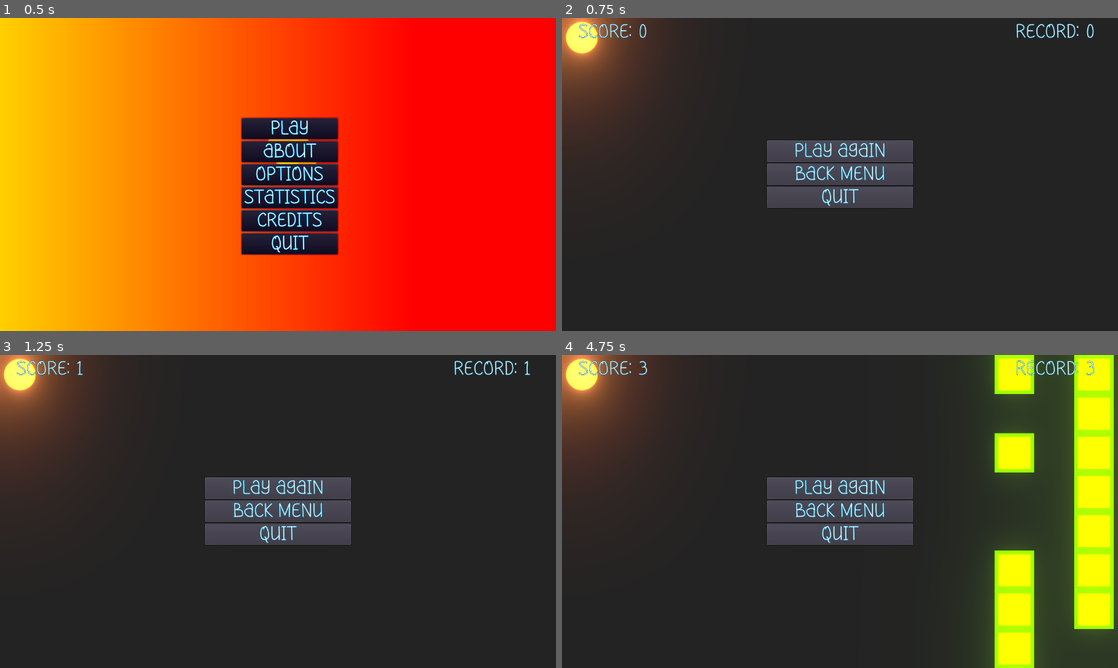
Above: before the commit, frames 1-4 (two rows, left to right).
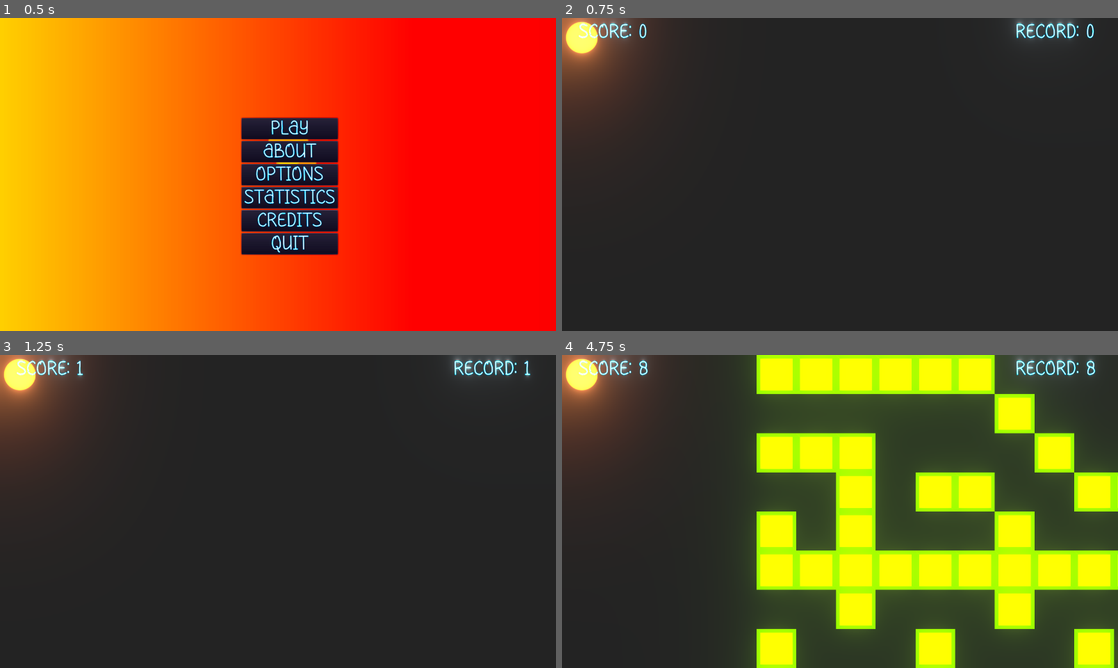
Above: after the commit, the same moments.

Repository: TheIcySpark/Think-Fast
Game: Godot game, scene res://Menu/Menu.tscn
The game is run twice, just before and just after one commit, with the same random seed, the same clock (stepped at 60 frames per second) and the same inputs. Sound files missing from this copy of the repository are replaced by a short silence.
Inputs (mouse positions are in pixels of both pictures, inside the frame that each line leads up to):
- Up to frame 1 (0.5 s): no input
- Up to frame 2 (0.75 s): click "Play" at 0.5 s
- Up to frame 3 (1.25 s): no input
- Up to frame 4 (4.75 s): click (840, 489) at 1.25 s, where only the run before the commit has a clickable "Play again"; click (840, 489) at 2 s, where only the run before the commit has a clickable "Play again"; click (840, 489) at 2.75 s, where only the run before the commit has a clickable "Play again"

Frame 1 is identical in both runs. In frame 2, 6.6% of the frame differs, in the area x 2-96%, y 0-61%; in frame 3, 6.6%; in frame 4, 51%, in the area x 2-100%, y 0-100%.

Commit message:
agregar efecto world environment a canvas layer (aunque no obitienen el mismo efecto), agregar nuevos patrones de obstaculos

Diff:
--- /dev/null
+++ b/Obstaculos/patrones/PatronObstaculos10_4.tscn
@@ -0,0 +1,27 @@
+[gd_scene load_steps=3 format=2]
+
+[ext_resource path="res://Obstaculos/patrones/PatronObstaculos4.tscn" type="PackedScene" id=1]
+[ext_resource path="res://Obstaculos/Pared.tscn" type="PackedScene" id=2]
+
+[node name="PatronObstaculos10_4" instance=ExtResource( 1 )]
+
+[node name="Pared42" parent="Paredes" index="40"]
+position = Vector2( 1200, 144 )
+
+[node name="Pared43" parent="Paredes" index="41"]
+position = Vector2( 1200, 240 )
+
+[node name="Pared44" parent="Paredes" index="42"]
+position = Vector2( 1200, 336 )
+
+[node name="Pared45" parent="Paredes" index="43"]
+position = Vector2( 1200, 432 )
+
+[node name="Pared46" parent="Paredes" index="44"]
+position = Vector2( 1200, 528 )
+
+[node name="Pared47" parent="Paredes" index="45"]
+position = Vector2( 1200, 48 )
+
+[node name="Pared55" parent="Paredes" index="54" instance=ExtResource( 2 )]
+position = Vector2( 1200, 624 )
--- /dev/null
+++ b/Obstaculos/patrones/PatronObstaculos11_5.tscn
@@ -0,0 +1,8 @@
+[gd_scene load_steps=2 format=2]
+
+[ext_resource path="res://Obstaculos/patrones/PatronObstaculos5.tscn" type="PackedScene" id=1]
+
+[node name="PatronObstaculos11_5" instance=ExtResource( 1 )]
+
+[node name="Pared46" parent="Paredes" index="33"]
+position = Vector2( 1104, 96 )
--- /dev/null
+++ b/Obstaculos/patrones/PatronObstaculos12.tscn
@@ -0,0 +1,228 @@
+[gd_scene load_steps=3 format=2]
+
+[ext_resource path="res://Obstaculos/PatronObstaculosBase.tscn" type="PackedScene" id=1]
+[ext_resource path="res://Obstaculos/Pared.tscn" type="PackedScene" id=2]
+
+[node name="PatronObstaculos12" instance=ExtResource( 1 )]
+
+[node name="Pared" parent="Paredes" index="0" instance=ExtResource( 2 )]
+position = Vector2( 48, 48 )
+
+[node name="Pared2" parent="Paredes" index="1" instance=ExtResource( 2 )]
+position = Vector2( 48, 240 )
+
+[node name="Pared3" parent="Paredes" index="2" instance=ExtResource( 2 )]
+position = Vector2( 48, 336 )
+
+[node name="Pared4" parent="Paredes" index="3" instance=ExtResource( 2 )]
+position = Vector2( 48, 432 )
+
+[node name="Pared5" parent="Paredes" index="4" instance=ExtResource( 2 )]
+position = Vector2( 48, 528 )
+
+[node name="Pared6" parent="Paredes" index="5" instance=ExtResource( 2 )]
+position = Vector2( 48, 624 )
+
+[node name="Pared7" parent="Paredes" index="6" instance=ExtResource( 2 )]
+position = Vector2( 48, 720 )
+
+[node name="Pared8" parent="Paredes" index="7" instance=ExtResource( 2 )]
+position = Vector2( 240, 48 )
+
+[node name="Pared9" parent="Paredes" index="8" instance=ExtResource( 2 )]
+position = Vector2( 240, 720 )
+
+[node name="Pared10" parent="Paredes" index="9" instance=ExtResource( 2 )]
+position = Vector2( 240, 528 )
+
+[node name="Pared11" parent="Paredes" index="10" instance=ExtResource( 2 )]
+position = Vector2( 240, 432 )
+
+[node name="Pared12" parent="Paredes" index="11" instance=ExtResource( 2 )]
+position = Vector2( 240, 336 )
+
+[node name="Pared13" parent="Paredes" index="12" instance=ExtResource( 2 )]
+position = Vector2( 240, 240 )
+
+[node name="Pared14" parent="Paredes" index="13" instance=ExtResource( 2 )]
+position = Vector2( 240, 144 )
+
+[node name="Pared15" parent="Paredes" index="14" instance=ExtResource( 2 )]
+position = Vector2( 432, 720 )
+
+[node name="Pared16" parent="Paredes" index="15" instance=ExtResource( 2 )]
+position = Vector2( 432, 624 )
+
+[node name="Pared17" parent="Paredes" index="16" instance=ExtResource( 2 )]
+position = Vector2( 432, 528 )
+
+[node name="Pared18" parent="Paredes" index="17" instance=ExtResource( 2 )]
+position = Vector2( 432, 432 )
+
+[node name="Pared19" parent="Paredes" index="18" instance=ExtResource( 2 )]
+position = Vector2( 432, 336 )
+
+[node name="Pared20" parent="Paredes" index="19" instance=ExtResource( 2 )]
+position = Vector2( 432, 240 )
+
+[node name="Pared21" parent="Paredes" index="20" instance=ExtResource( 2 )]
+position = Vector2( 432, 48 )
+
+[node name="Pared22" parent="Paredes" index="21" instance=ExtResource( 2 )]
+position = Vector2( 624, 720 )
+
+[node name="Pared23" parent="Paredes" index="22" instance=ExtResource( 2 )]
+position = Vector2( 624, 528 )
+
+[node name="Pared29" parent="Paredes" index="23" instance=ExtResource( 2 )]
+position = Vector2( 816, 432 )
+
+[node name="Pared30" parent="Paredes" index="24" instance=ExtResource( 2 )]
+position = Vector2( 816, 240 )
+
+[node name="Pared31" parent="Paredes" index="25" instance=ExtResource( 2 )]
+position = Vector2( 816, 144 )
+
+[node name="Pared32" parent="Paredes" index="26" instance=ExtResource( 2 )]
+position = Vector2( 816, 48 )
+
+[node name="Pared33" parent="Paredes" index="27" instance=ExtResource( 2 )]
+position = Vector2( 816, 528 )
+
+[node name="Pared34" parent="Paredes" index="28" instance=ExtResource( 2 )]
+position = Vector2( 816, 624 )
+
+[node name="Pared35" parent="Paredes" index="29" instance=ExtResource( 2 )]
+position = Vector2( 816, 720 )
+
+[node name="Pared36" parent="Paredes" index="30" instance=ExtResource( 2 )]
+position = Vector2( 912, 432 )
+
+[node name="Pared37" parent="Paredes" index="31" instance=ExtResource( 2 )]
+position = Vector2( 1104, 432 )
+
+[node name="Pared38" parent="Paredes" index="32" instance=ExtResource( 2 )]
+position = Vector2( 912, 240 )
+
+[node name="Pared39" parent="Paredes" index="33" instance=ExtResource( 2 )]
+position = Vector2( 1104, 240 )
+
+[node name="Pared40" parent="Paredes" index="34" instance=ExtResource( 2 )]
+position = Vector2( 1104, 144 )
+
+[node name="Pared41" parent="Paredes" index="35" instance=ExtResource( 2 )]
+position = Vector2( 1104, 528 )
+
+[node name="Pared42" parent="Paredes" index="36" instance=ExtResource( 2 )]
+position = Vector2( 1104, 720 )
+
+[node name="Pared43" parent="Paredes" index="37" instance=ExtResource( 2 )]
+position = Vector2( 1200, 720 )
+
+[node name="Pared44" parent="Paredes" index="38" instance=ExtResource( 2 )]
+position = Vector2( 1296, 720 )
+
+[node name="Pared45" parent="Paredes" index="39" instance=ExtResource( 2 )]
+position = Vector2( 1200, 528 )
+
+[node name="Pared46" parent="Paredes" index="40" instance=ExtResource( 2 )]
+position = Vector2( 1296, 528 )
+
+[node name="Pared47" parent="Paredes" index="41" instance=ExtResource( 2 )]
+position = Vector2( 1392, 528 )
+
+[node name="Pared48" parent="Paredes" index="42" instance=ExtResource( 2 )]
+position = Vector2( 1392, 720 )
+
+[node name="Pared49" parent="Paredes" index="43" instance=ExtResource( 2 )]
+position = Vector2( 1488, 720 )
+
+[node name="Pared50" parent="Paredes" index="44" instance=ExtResource( 2 )]
+position = Vector2( 1488, 528 )
+
+[node name="Pared51" parent="Paredes" index="45" instance=ExtResource( 2 )]
+position = Vector2( 1584, 624 )
+
+[node name="Pared52" parent="Paredes" index="46" instance=ExtResource( 2 )]
+position = Vector2( 1584, 528 )
+
+[node name="Pared53" parent="Paredes" index="47" instance=ExtResource( 2 )]
+position = Vector2( 1584, 720 )
+
+[node name="Pared54" parent="Paredes" index="48" instance=ExtResource( 2 )]
+position = Vector2( 1200, 144 )
+
+[node name="Pared55" parent="Paredes" index="49" instance=ExtResource( 2 )]
+position = Vector2( 1296, 144 )
+
+[node name="Pared56" parent="Paredes" index="50" instance=ExtResource( 2 )]
+position = Vector2( 1392, 144 )
+
+[node name="Pared57" parent="Paredes" index="51" instance=ExtResource( 2 )]
+position = Vector2( 1488, 144 )
+
+[node name="Pared58" parent="Paredes" index="52" instance=ExtResource( 2 )]
+position = Vector2( 1584, 144 )
+
+[node name="Pared59" parent="Paredes" index="53" instance=ExtResource( 2 )]
+position = Vector2( 1776, 48 )
+
+[node name="Pared60" parent="Paredes" index="54" instance=ExtResource( 2 )]
+position = Vector2( 1776, 144 )
+
+[node name="Pared61" parent="Paredes" index="55" instance=ExtResource( 2 )]
+position = Vector2( 1776, 240 )
+
+[node name="Pared62" parent="Paredes" index="56" instance=ExtResource( 2 )]
+position = Vector2( 1968, 336 )
+
+[node name="Pared69" parent="Paredes" index="57" instance=ExtResource( 2 )]
+position = Vector2( 1968, 240 )
+
+[node name="Pared70" parent="Paredes" index="58" instance=ExtResource( 2 )]
+position = Vector2( 1968, 144 )
+
+[node name="Pared71" parent="Paredes" index="59" instance=ExtResource( 2 )]
+position = Vector2( 1968, 432 )
+
+[node name="Pared72" parent="Paredes" index="60" instance=ExtResource( 2 )]
+position = Vector2( 1968, 528 )
+
+[node name="Pared73" parent="Paredes" index="61" instance=ExtResource( 2 )]
+position = Vector2( 1968, 624 )
+
+[node name="Pared63" parent="Paredes" index="62" instance=ExtResource( 2 )]
+position = Vector2( 1776, 432 )
+
+[node name="Pared64" parent="Paredes" index="63" instance=ExtResource( 2 )]
+position = Vector2( 1776, 528 )
+
+[node name="Pared65" parent="Paredes" index="64" instance=ExtResource( 2 )]
+position = Vector2( 1776, 624 )
+
+[node name="Pared66" parent="Paredes" index="65" instance=ExtResource( 2 )]
+position = Vector2( 1776, 720 )
+
+[node name="Pared67" parent="Paredes" index="66" instance=ExtResource( 2 )]
+position = Vector2( 1104, 336 )
+
+[node name="Pared68" parent="Paredes" index="67" instance=ExtResource( 2 )]
+position = Vector2( 1344, 336 )
+
+[node name="Pared24" parent="Paredes" index="68" instance=ExtResource( 2 )]
+position = Vector2( 624, 432 )
+
+[node name="Pared25" parent="Paredes" index="69" instance=ExtResource( 2 )]
+position = Vector2( 624, 336 )
+
+[node name="Pared26" parent="Paredes" index="70" instance=ExtResource( 2 )]
+position = Vector2( 624, 240 )
+
+[node name="Pared27" parent="Paredes" index="71" instance=ExtResource( 2 )]
+position = Vector2( 624, 144 )
+
+[node name="Pared28" parent="Paredes" index="72" instance=ExtResource( 2 )]
+position = Vector2( 624, 48 )
+
+[node name="posicionSiguiente" parent="." index="1"]
+position = Vector2( 2160, 0 )
--- /dev/null
+++ b/Obstaculos/patrones/PatronObstaculos13_12.tscn
@@ -0,0 +1,8 @@
+[gd_scene load_steps=2 format=2]
+
+[ext_resource path="res://Obstaculos/patrones/PatronObstaculos12.tscn" type="PackedScene" id=1]
+
+[node name="PatronObstaculos13_12" instance=ExtResource( 1 )]
+
+[node name="Pared51" parent="Paredes" index="45"]
+position = Vector2( 1584, 48 )
--- /dev/null
+++ b/Obstaculos/patrones/PatronObstaculos6_1.tscn
@@ -0,0 +1,9 @@
+[gd_scene load_steps=3 format=2]
+
+[ext_resource path="res://Obstaculos/patrones/PatronObstaculos1.tscn" type="PackedScene" id=1]
+[ext_resource path="res://Obstaculos/Pared.tscn" type="PackedScene" id=2]
+
+[node name="PatronObstaculos6_1" instance=ExtResource( 1 )]
+
+[node name="Pared41" parent="Paredes" index="40" instance=ExtResource( 2 )]
+position = Vector2( 1296, 48 )
--- /dev/null
+++ b/Obstaculos/patrones/PatronObstaculos8_3.tscn
@@ -0,0 +1,11 @@
+[gd_scene load_steps=2 format=2]
+
+[ext_resource path="res://Obstaculos/patrones/PatronObstaculos3.tscn" type="PackedScene" id=1]
+
+[node name="PatronObstaculos8_3" instance=ExtResource( 1 )]
+
+[node name="Pared35" parent="Paredes" index="33"]
+position = Vector2( 864, 432 )
+
+[node name="Pared37" parent="Paredes" index="34"]
+position = Vector2( 912, 432 )
--- /dev/null
+++ b/Obstaculos/patrones/PatronObstaculos9_4.tscn
@@ -0,0 +1,8 @@
+[gd_scene load_steps=2 format=2]
+
+[ext_resource path="res://Obstaculos/patrones/PatronObstaculos4.tscn" type="PackedScene" id=1]
+
+[node name="PatronObstaculos9_4" instance=ExtResource( 1 )]
+
+[node name="Pared47" parent="Paredes" index="45"]
+position = Vector2( 1200, 720 )
--- /dev/null
+++ b/Obstaculos/patrones/patronObstaculos7_2.tscn
@@ -0,0 +1,11 @@
+[gd_scene load_steps=2 format=2]
+
+[ext_resource path="res://Obstaculos/patrones/patronObstaculos2.tscn" type="PackedScene" id=1]
+
+[node name="patronObstaculos7_2" instance=ExtResource( 1 )]
+
+[node name="Pared16" parent="Paredes" index="15"]
+position = Vector2( 240, 432 )
+
+[node name="Pared53" parent="Paredes" index="23"]
+position = Vector2( 1008, 720 )
--- a/gameOver/GameOver.tscn
+++ b/gameOver/GameOver.tscn
@@ -9,7 +9,8 @@
 script = ExtResource( 2 )
 
 [node name="UI" type="Control" parent="."]
-modulate = Color( 1.2, 1.2, 1.2, 1 )
+visible = false
+modulate = Color( 1.4, 1.4, 1.4, 1 )
 anchor_left = 0.5
 anchor_top = 0.5
 anchor_right = 0.5
--- a/generadorObstaculos/GeneradorObstaculos.tscn
+++ b/generadorObstaculos/GeneradorObstaculos.tscn
@@ -1,11 +1,19 @@
-[gd_scene load_steps=7 format=2]
+[gd_scene load_steps=15 format=2]
 
 [ext_resource path="res://generadorObstaculos/generadorObstaculos.gd" type="Script" id=1]
 [ext_resource path="res://Obstaculos/patrones/PatronObstaculos1.tscn" type="PackedScene" id=2]
 [ext_resource path="res://Obstaculos/patrones/patronObstaculos2.tscn" type="PackedScene" id=3]
 [ext_resource path="res://Obstaculos/patrones/PatronObstaculos3.tscn" type="PackedScene" id=4]
-[ext_resource path="res://Obstaculos/patrones/PatronesObstaculos4.tscn" type="PackedScene" id=5]
-[ext_resource path="res://Obstaculos/patrones/PatronesObstaculos5.tscn" type="PackedScene" id=6]
+[ext_resource path="res://Obstaculos/patrones/PatronObstaculos4.tscn" type="PackedScene" id=5]
+[ext_resource path="res://Obstaculos/patrones/PatronObstaculos5.tscn" type="PackedScene" id=6]
+[ext_resource path="res://Obstaculos/patrones/PatronObstaculos6_1.tscn" type="PackedScene" id=7]
+[ext_resource path="res://Obstaculos/patrones/patronObstaculos7_2.tscn" type="PackedScene" id=8]
+[ext_resource path="res://Obstaculos/patrones/PatronObstaculos8_3.tscn" type="PackedScene" id=9]
+[ext_resource path="res://Obstaculos/patrones/PatronObstaculos9_4.tscn" type="PackedScene" id=10]
+[ext_resource path="res://Obstaculos/patrones/PatronObstaculos10_4.tscn" type="PackedScene" id=11]
+[ext_resource path="res://Obstaculos/patrones/PatronObstaculos11_5.tscn" type="PackedScene" id=12]
+[ext_resource path="res://Obstaculos/patrones/PatronObstaculos12.tscn" type="PackedScene" id=13]
+[ext_resource path="res://Obstaculos/patrones/PatronObstaculos13_12.tscn" type="PackedScene" id=14]
 
 [node name="GeneradorObstaculos" type="Node"]
 script = ExtResource( 1 )
@@ -14,6 +22,14 @@
 patron3 = ExtResource( 4 )
 patron4 = ExtResource( 5 )
 patron5 = ExtResource( 6 )
+patron6 = ExtResource( 7 )
+patron7 = ExtResource( 8 )
+patron8 = ExtResource( 9 )
+patron9 = ExtResource( 10 )
+patron10 = ExtResource( 11 )
+patron11 = ExtResource( 12 )
+patron12 = ExtResource( 13 )
+patron13 = ExtResource( 14 )
 velocidad = 250
 
 [node name="Timer" type="Timer" parent="."]
--- a/generadorObstaculos/generadorObstaculos.gd
+++ b/generadorObstaculos/generadorObstaculos.gd
@@ -4,6 +4,14 @@
 export var patron3: PackedScene
 export var patron4: PackedScene
 export var patron5: PackedScene
+export var patron6: PackedScene
+export var patron7: PackedScene
+export var patron8: PackedScene
+export var patron9: PackedScene
+export var patron10: PackedScene
+export var patron11: PackedScene
+export var patron12: PackedScene
+export var patron13: PackedScene
 export var velocidad: int
 
 
@@ -58,6 +66,22 @@
 	add_child(patrones.back())
 	patrones.append(patron5.instance())
 	add_child(patrones.back())
+	patrones.append(patron6.instance())
+	add_child(patrones.back())
+	patrones.append(patron7.instance())
+	add_child(patrones.back())
+	patrones.append(patron8.instance())
+	add_child(patrones.back())
+	patrones.append(patron9.instance())
+	add_child(patrones.back())
+	patrones.append(patron10.instance())
+	add_child(patrones.back())
+	patrones.append(patron11.instance())
+	add_child(patrones.back())
+	patrones.append(patron12.instance())
+	add_child(patrones.back())
+	patrones.append(patron13.instance())
+	add_child(patrones.back())
 
 
 func _on_Timer_timeout() -> void:
--- a/juego/JuegoBase.tscn
+++ b/juego/JuegoBase.tscn
@@ -63,6 +63,8 @@
 [node name="WorldEnvironment" type="WorldEnvironment" parent="."]
 environment = ExtResource( 5 )
 
+[node name="GameOver" parent="." instance=ExtResource( 12 )]
+
 [node name="Input" parent="." instance=ExtResource( 3 )]
 
 [node name="Opciones" parent="Input/Pausa" index="1"]
@@ -84,8 +86,6 @@
 pause_mode = 2
 stream = ExtResource( 10 )
 volume_db = -6.0
-
-[node name="GameOver" parent="." instance=ExtResource( 12 )]
 [connection signal="screen_exited" from="Jugador/Visibilidad" to="." method="_on_Visibilidad_screen_exited"]
 [connection signal="timeout" from="GeneradorObstaculos/Timer" to="Score" method="_on_Timer_timeout"]
 
--- a/recursosInternos/Environment/Environment.tres
+++ b/recursosInternos/Environment/Environment.tres
@@ -2,6 +2,7 @@
 
 [resource]
 background_mode = 4
+background_canvas_max_layer = 4
 glow_enabled = true
 glow_levels/1 = true
 glow_levels/2 = true
--- a/score/Score.tscn
+++ b/score/Score.tscn
@@ -7,6 +7,7 @@
 script = ExtResource( 2 )
 
 [node name="Control" type="Control" parent="."]
+modulate = Color( 1.3, 1.3, 1.3, 1 )
 anchor_left = 0.5
 anchor_right = 0.5
 margin_left = -20.0
Renamed: Obstaculos/patrones/PatronesObstaculos4.tscn -> Obstaculos/patrones/PatronObstaculos4.tscn
Renamed: Obstaculos/patrones/PatronesObstaculos5.tscn -> Obstaculos/patrones/PatronObstaculos5.tscn
